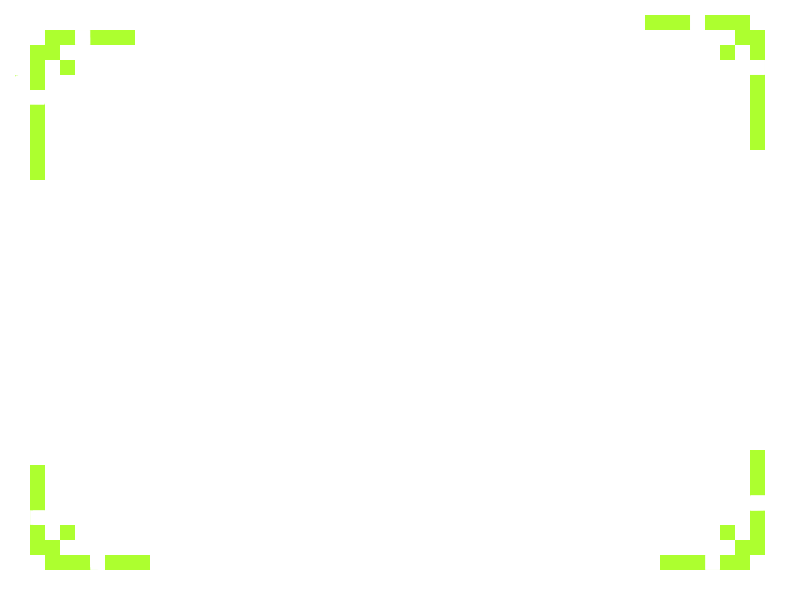
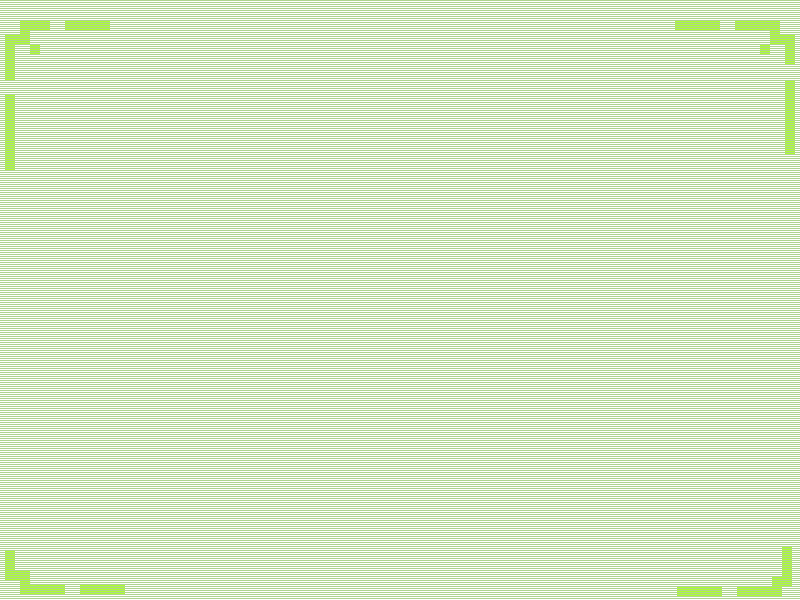
Two versions of the same layered image (800x600). Layer-by-layer changes:
showed "scanline_layer.png" over (0, 0, 800, 599)
moved "Layer #4" above "Layer #3", painted on it over (660, 450, 792, 597)
added layer "Layer #3" above "Layer #2" over (5, 535, 125, 595)
painted on "Layer #2" over (15, 20, 795, 570)
removed layer "Layer #5" over (645, 15, 765, 150)
"Layer #1": blend normal → soft light, painted on it over (5, 20, 135, 180)
